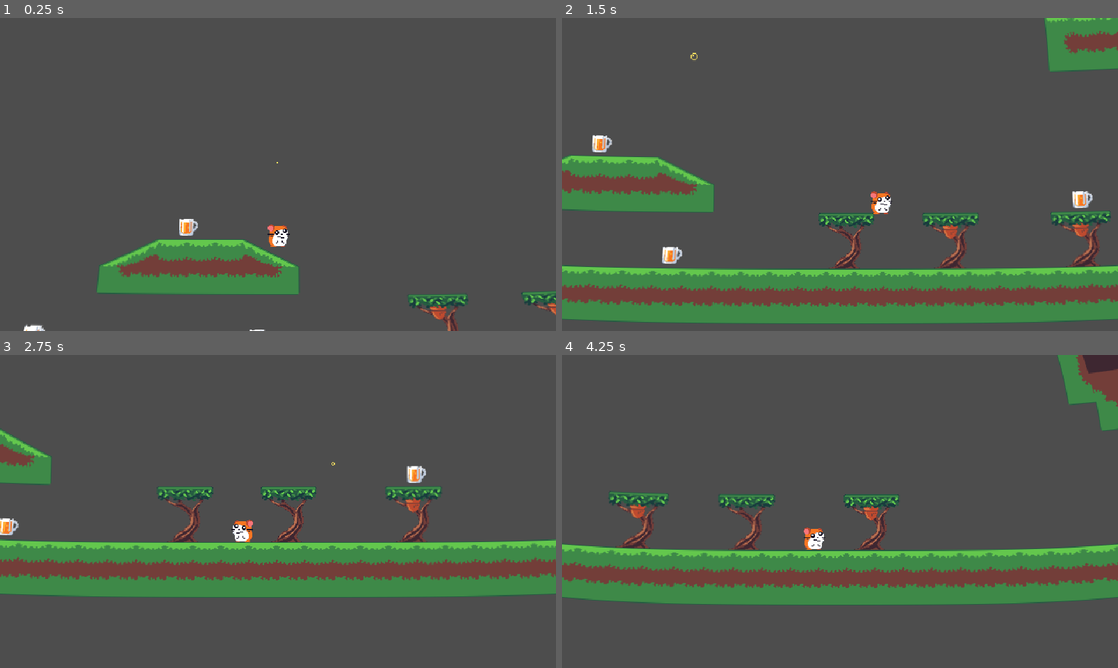
Above: before the commit, frames 1-4 (two rows, left to right).
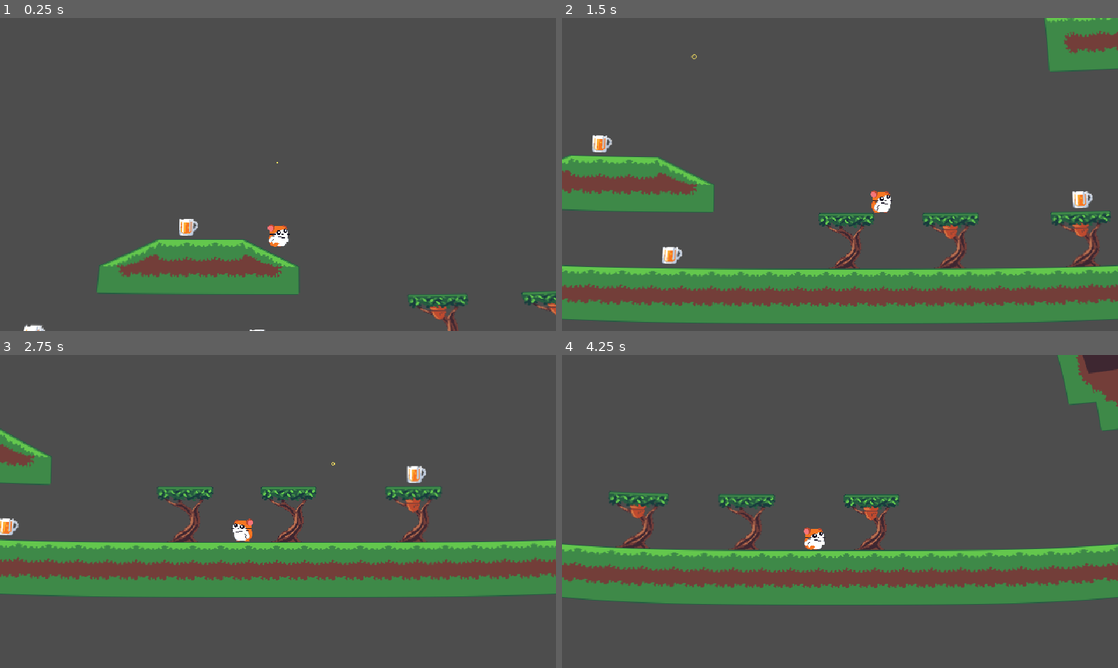
Above: after the commit, the same moments.

Repository: Codex112008/GMTK-2025-Game-Jam
Game: Godot game, scene res://Scenes/Game.tscn
The game is run twice, just before and just after one commit, with the same random seed, the same clock (stepped at 60 frames per second) and the same inputs.
Inputs:
- Up to frame 1 (0.25 s): no input
- Up to frame 2 (1.5 s): hold D (right) from 0.53 s (still down); tap Space (jump) at 0.77 s
- Up to frame 3 (2.75 s): tap Space (jump) at 1.52 s; release D (right) at 2.03 s; hold A (left) from 2.03 s (still down)
- Up to frame 4 (4.25 s): release A (left) at 2.78 s; hold D (right) from 2.78 s (still down); tap Space (jump) at 3.02, 3.77 s

The runs differ from the first frame. In frame 1, less than 0.1% of the frame differs, in the area x 48-52%, y 67-74%; in frame 2, 0.1%, in the area x 23-60%, y 11-63%; in frame 3, less than 0.1%; in frame 4, less than 0.1%.

Commit message:
hamster walk

Diff:
--- a/Scenes/Player.tscn
+++ b/Scenes/Player.tscn
@@ -6,6 +6,10 @@
 [ext_resource type="Texture2D" uid="uid://c7x3ukwuxcs7o" path="res://Sprites/Particles/drunk_particles.png" id="3_gntrk"]
 [ext_resource type="Script" uid="uid://babpw2llhagpv" path="res://addons/TimeRewinder/rewinder.gd" id="4_5ixxa"]
 [ext_resource type="Script" uid="uid://25uq6brcn0fn" path="res://addons/TimeRewinder/rewind_property.gd" id="5_nn08x"]
+[ext_resource type="Texture2D" uid="uid://mnlxh8a5slfa" path="res://Sprites/Player/Walk/hamster_walk1.png" id="6_megsn"]
+[ext_resource type="Texture2D" uid="uid://bqovdvenwlycr" path="res://Sprites/Player/Walk/hamster_walk2.png" id="7_yoq75"]
+[ext_resource type="Texture2D" uid="uid://tnn0gkor7klf" path="res://Sprites/Player/Walk/hamster_walk3.png" id="8_ksbbd"]
+[ext_resource type="Script" uid="uid://b6c0hiphk1ohy" path="res://Scripts/AnimationManager.gd" id="9_yoq75"]
 
 [sub_resource type="Resource" id="Resource_52ee3"]
 script = ExtResource("5_nn08x")
@@ -24,8 +28,25 @@
 "texture": ExtResource("2_kyqiw")
 }],
 "loop": true,
-"name": &"default",
-"speed": 5.0
+"name": &"idle",
+"speed": 24.0
+}, {
+"frames": [{
+"duration": 1.0,
+"texture": ExtResource("6_megsn")
+}, {
+"duration": 1.0,
+"texture": ExtResource("7_yoq75")
+}, {
+"duration": 1.0,
+"texture": ExtResource("8_ksbbd")
+}, {
+"duration": 1.0,
+"texture": ExtResource("7_yoq75")
+}],
+"loop": true,
+"name": &"walk",
+"speed": 10.0
 }]
 
 [sub_resource type="CanvasItemMaterial" id="CanvasItemMaterial_dewec"]
@@ -57,8 +78,12 @@
 position = Vector2(0, 4.5)
 shape = SubResource("RectangleShape2D_kyqiw")
 
-[node name="AnimatedSprite2D" type="AnimatedSprite2D" parent="."]
+[node name="AnimatedSprite2D" type="AnimatedSprite2D" parent="." node_paths=PackedStringArray("player")]
 sprite_frames = SubResource("SpriteFrames_gntrk")
+animation = &"walk"
+frame_progress = 0.893595
+script = ExtResource("9_yoq75")
+player = NodePath("..")
 
 [node name="Timers" type="Node2D" parent="."]
 
@@ -84,4 +109,4 @@
 emission_sphere_radius = 10.0
 gravity = Vector2(0, -100)
 anim_speed_min = 1.0
-anim_speed_max = 2.0
+anim_speed_max = 1.0
--- a/Scenes/ThrownNut.tscn
+++ b/Scenes/ThrownNut.tscn
@@ -58,6 +58,7 @@
 
 [node name="AnimatedSprite2D" type="AnimatedSprite2D" parent="."]
 sprite_frames = SubResource("SpriteFrames_hc5b4")
+animation = &"destroy"
 
 [node name="AliveTimer" type="Timer" parent="."]
 one_shot = true
--- /dev/null
+++ b/Scripts/AnimationManager.gd
@@ -0,0 +1,9 @@
+extends AnimatedSprite2D
+
+@export var player : PlayerController
+
+func _process(delta: float) -> void:
+	if player.is_on_floor() && Input.get_axis("left", "right") != 0:
+		play("walk")
+	elif player.is_on_floor():
+		play("idle")
--- a/Scripts/ThrownNutScript.gd
+++ b/Scripts/ThrownNutScript.gd
@@ -25,7 +25,7 @@
 	move_and_slide()
 
 	# destroy on collision
-	if get_slide_collision_count() > 0:
+	if get_slide_collision_count() > 0 && do_spin:
 		do_spin = false
 		my_sprite.rotation = 0
 		my_sprite.play("destroy")
Not shown: 1 places in Scenes/Player.tscn that only renumber resources
Not shown, added: Scripts/AnimationManager.gd.uid
Binary file added: Sprites/Player/Walk/hamster_walk1.png
Not shown, added: Sprites/Player/Walk/hamster_walk1.png.import
Binary file added: Sprites/Player/Walk/hamster_walk2.png
Not shown, added: Sprites/Player/Walk/hamster_walk2.png.import
Binary file added: Sprites/Player/Walk/hamster_walk3.png
Not shown, added: Sprites/Player/Walk/hamster_walk3.png.import
